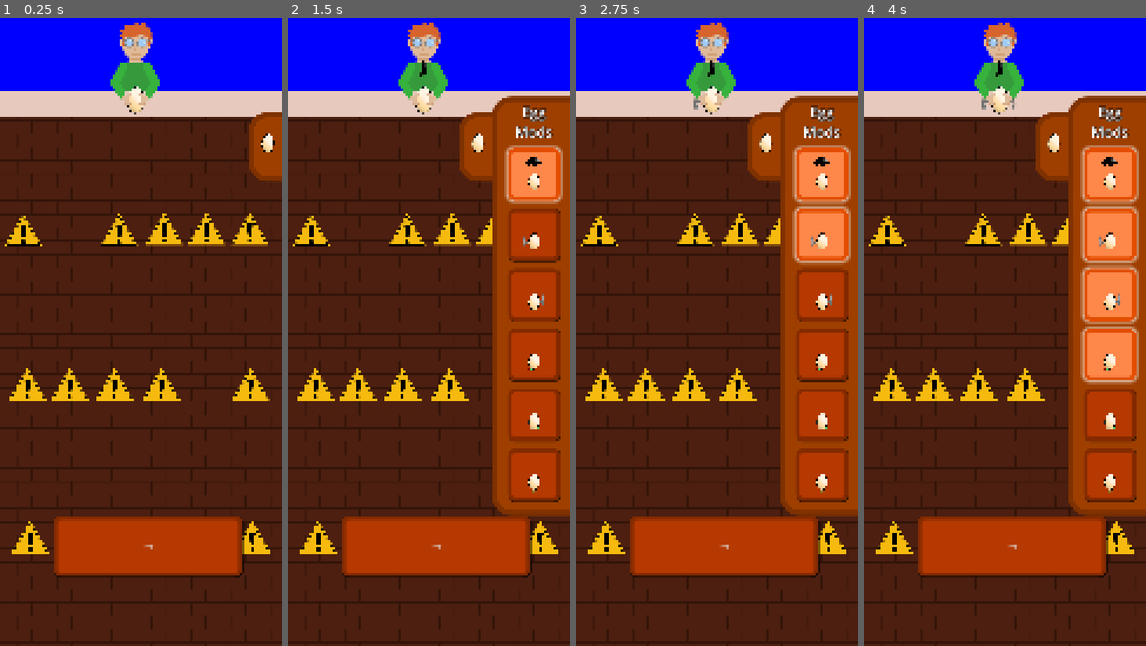
Above: before the commit, frames 1-4 (left to right).
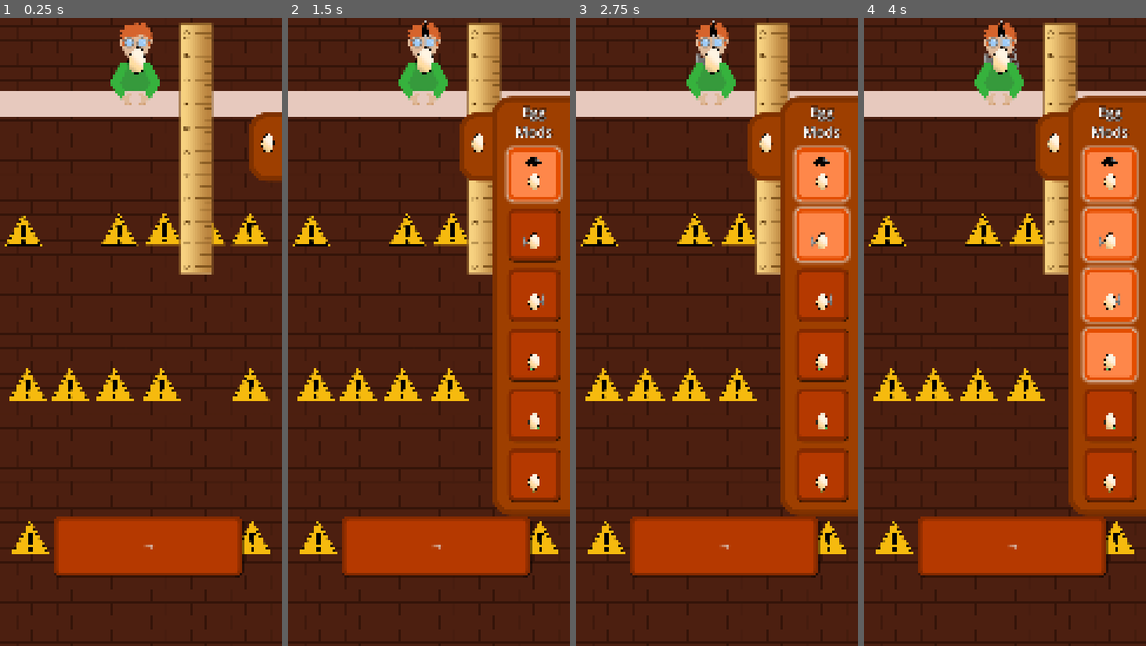
Above: after the commit, the same moments.

Repository: KaratePikachu/egg-drop
Game: Godot game, scene res://level/levels/level_2.tscn
Two runs of this game, one before a commit and one after it. Both use one fixed random seed, a clock stepped at 60 frames per second and the inputs below. The project has no main scene, so this scene is started directly.
Inputs (mouse positions are in pixels of both pictures, inside the frame that each line leads up to):
- Up to frame 1 (0.25 s): no input
- Up to frame 2 (1.5 s): click (567, 143) at 0.5 s; click (533, 175) at 1.25 s
- Up to frame 3 (2.75 s): click (821, 231) at 2 s
- Up to frame 4 (4 s): click (1109, 294) at 2.75 s; click (1109, 357) at 3.5 s

The runs differ from the first frame. In frame 1, 14% of the frame differs, in the area x 0-100%, y 0-41%; in frame 2, 13%; in frame 3, 13%; in frame 4, 13%.

Commit message:
Increased Egg fan speed
Increased egg fan speed and started laying out level 3.

Diff:
--- a/egg/egg.gd
+++ b/egg/egg.gd
@@ -16,6 +16,7 @@
 @export var tilt_factor: float = -5000.0
 @export var drag_x: float = 20.0
 @export var bomb_impulse: float = 800
+@export var fan_power: float = 10
 
 @export var modifications: Array[Modification]
 
@@ -78,10 +79,10 @@
 	match mod.name:
 		"left_fan":
 			SFXFanL.stop()
-			fan_force -= -10
+			fan_force -= -fan_power
 		"right_fan":
 			SFXFanR.stop()
-			fan_force -= 10
+			fan_force -= fan_power
 		"basic_umbrella":
 			parachute_open = false
 			SFXUmbrellaOpen.play()
@@ -108,10 +109,10 @@
 
 	match mod.name:
 		"left_fan":
-			fan_force += -10
+			fan_force += -fan_power
 			SFXFanL.play()
 		"right_fan":
-			fan_force += 10
+			fan_force += fan_power
 			SFXFanR.play()
 		"basic_umbrella":
 			parachute_open = true
--- a/egg/egg.tscn
+++ b/egg/egg.tscn
@@ -71,6 +71,7 @@
 [node name="Egg" type="CharacterBody2D" unique_id=804795384 groups=["egg"]]
 script = ExtResource("1_umx0v")
 parachute_terminal_velocity = 200.0
+fan_power = 15.0
 modifications = Array[ExtResource("2_1neqk")]([SubResource("Resource_2h7ub"), SubResource("Resource_u6fx5"), SubResource("Resource_grnsv"), SubResource("Resource_7vm0l"), SubResource("Resource_88ix8"), SubResource("Resource_3d5hr")])
 
 [node name="Egg" type="Sprite2D" parent="." unique_id=2046109628]
--- a/level/levels/level_2.tscn
+++ b/level/levels/level_2.tscn
@@ -2,8 +2,12 @@
 
 [ext_resource type="PackedScene" uid="uid://cpg0ctscpw0h5" path="res://level/level.tscn" id="1_8pmo6"]
 [ext_resource type="PackedScene" uid="uid://dddb54taxyof4" path="res://obstacles/shark/shark.tscn" id="2_s8rxg"]
+[ext_resource type="Texture2D" uid="uid://cvbm652v6jwfp" path="res://test/ruler-icon-28.png" id="3_8ctxq"]
 
-[node name="Level" unique_id=1976594912 instance=ExtResource("1_8pmo6")]
+[node name="Level2" unique_id=1976594912 instance=ExtResource("1_8pmo6")]
+
+[node name="DummyEgg" parent="." index="0" unique_id=1402220803]
+position = Vector2(500, 300)
 
 [node name="Shark" parent="." index="6" unique_id=645416866 instance=ExtResource("2_s8rxg")]
 position = Vector2(1582, 12706)
@@ -89,6 +93,12 @@
 [node name="Warning" parent="Shark10" index="0" unique_id=1683182662]
 position = Vector2(0, -10685)
 
+[node name="Sprite2D" parent="." index="23" unique_id=967029778]
+z_index = 0
+position = Vector2(1116, 1264)
+scale = Vector2(5.015625, 5.015625)
+texture = ExtResource("3_8ctxq")
+
 [editable path="Shark"]
 [editable path="Shark2"]
 [editable path="Shark3"]
--- /dev/null
+++ b/level/levels/level_3.tscn
@@ -0,0 +1,25 @@
+[gd_scene format=3 uid="uid://dfkb68gmpsjwk"]
+
+[ext_resource type="PackedScene" uid="uid://cpg0ctscpw0h5" path="res://level/level.tscn" id="1_yk0wt"]
+[ext_resource type="PackedScene" uid="uid://dc72rt8fqehk6" path="res://obstacles/wind/wind.tscn" id="3_nr4ye"]
+[ext_resource type="PackedScene" uid="uid://ujggyugtbxy5" path="res://obstacles/fat_guy/fat_guy.tscn" id="3_se3ff"]
+
+[node name="Level" unique_id=1976594912 instance=ExtResource("1_yk0wt")]
+
+[node name="WinFloor" parent="." index="3" unique_id=1248466689]
+position = Vector2(0, 12000)
+
+[node name="Wind" parent="." index="10" unique_id=1209714576 instance=ExtResource("3_nr4ye")]
+position = Vector2(1193, 3129)
+wind_speed = 20.0
+size = Vector2(4000, 1000)
+
+[node name="Wind2" parent="." index="11" unique_id=611723576 instance=ExtResource("3_nr4ye")]
+position = Vector2(-118, 5356)
+size = Vector2(4000, 1000)
+
+[node name="FatGuy" parent="." index="12" unique_id=2111557991 instance=ExtResource("3_se3ff")]
+position = Vector2(1418, 1697)
+
+[node name="FatGuy2" parent="." index="13" unique_id=1166130785 instance=ExtResource("3_se3ff")]
+position = Vector2(-352, 4247)
